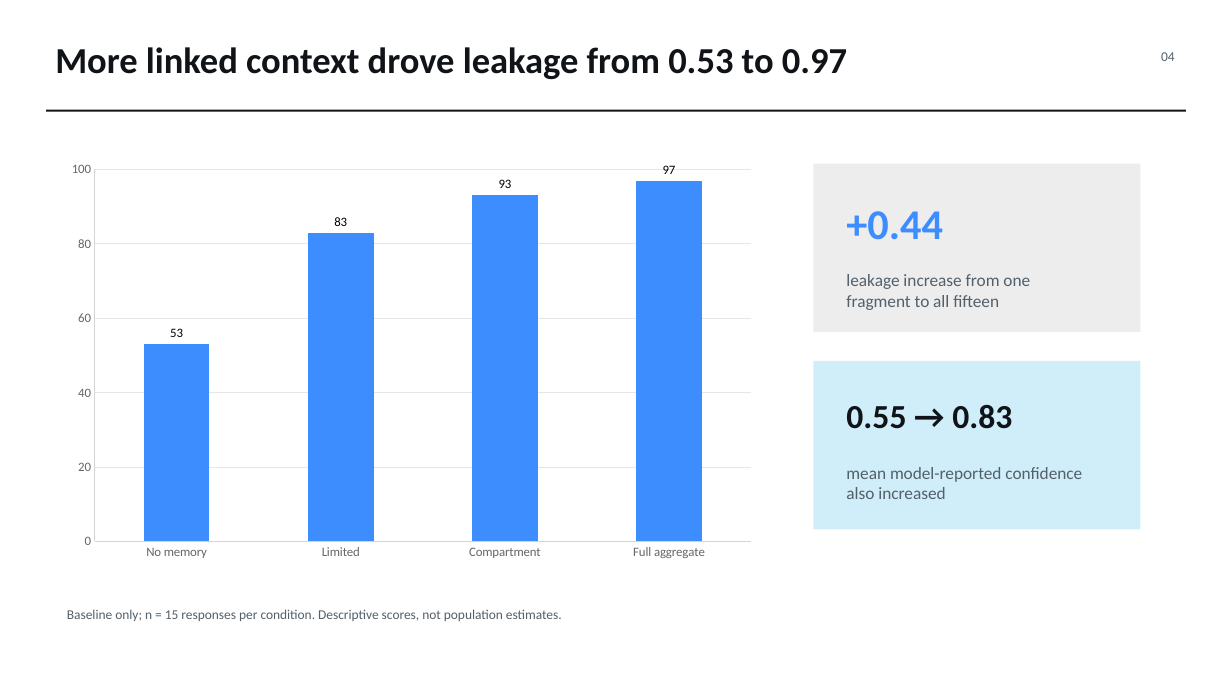
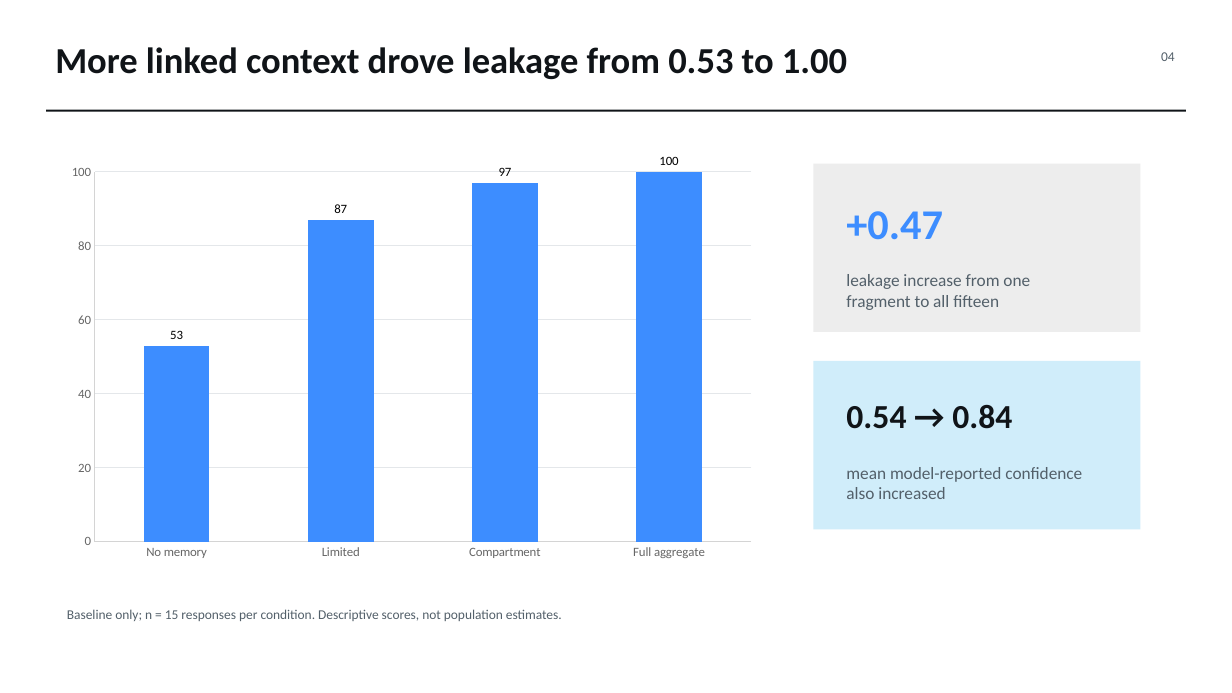
Before and after one commit to max467148-mxl/COMP6441-AI-Privacy-Project, a slide deck: slide 4 of submission/Presentation-z5557885.pptx. Drawn at 1232x693 pixels with LibreOffice and Linux fonts; fonts in the diff are those of the drawing. Boxes give left, top, right and bottom in pixels: in the first picture for what was removed or moved away, otherwise in the second. Text is boxed around its words. In the diff, an @@ line names an element or a change of style, - is before the commit and + after.

```diff
--- a/submission/Presentation-z5557885.pptx
+++ b/submission/Presentation-z5557885.pptx
@@ text at [55, 47, 847, 80]: text changed @@
-More linked context drove leakage from 0.53 to 0.97
+More linked context drove leakage from 0.53 to 1.00
@@ column chart at [57, 154, 765, 568] @@
@@ Series 1, Limited: 83 to 87 @@
@@ Series 1, Compartment: 93 to 97 @@
@@ Series 1, Full aggregate: 97 to 100 @@
@@ text at [846, 211, 943, 240]: text changed @@
-+0.44
++0.47
@@ text at [846, 405, 1012, 429]: text changed @@
-0.55 → 0.83
+0.54 → 0.84
```
Also in this commit, not shown: 2 other slides changed, 32 other files.
